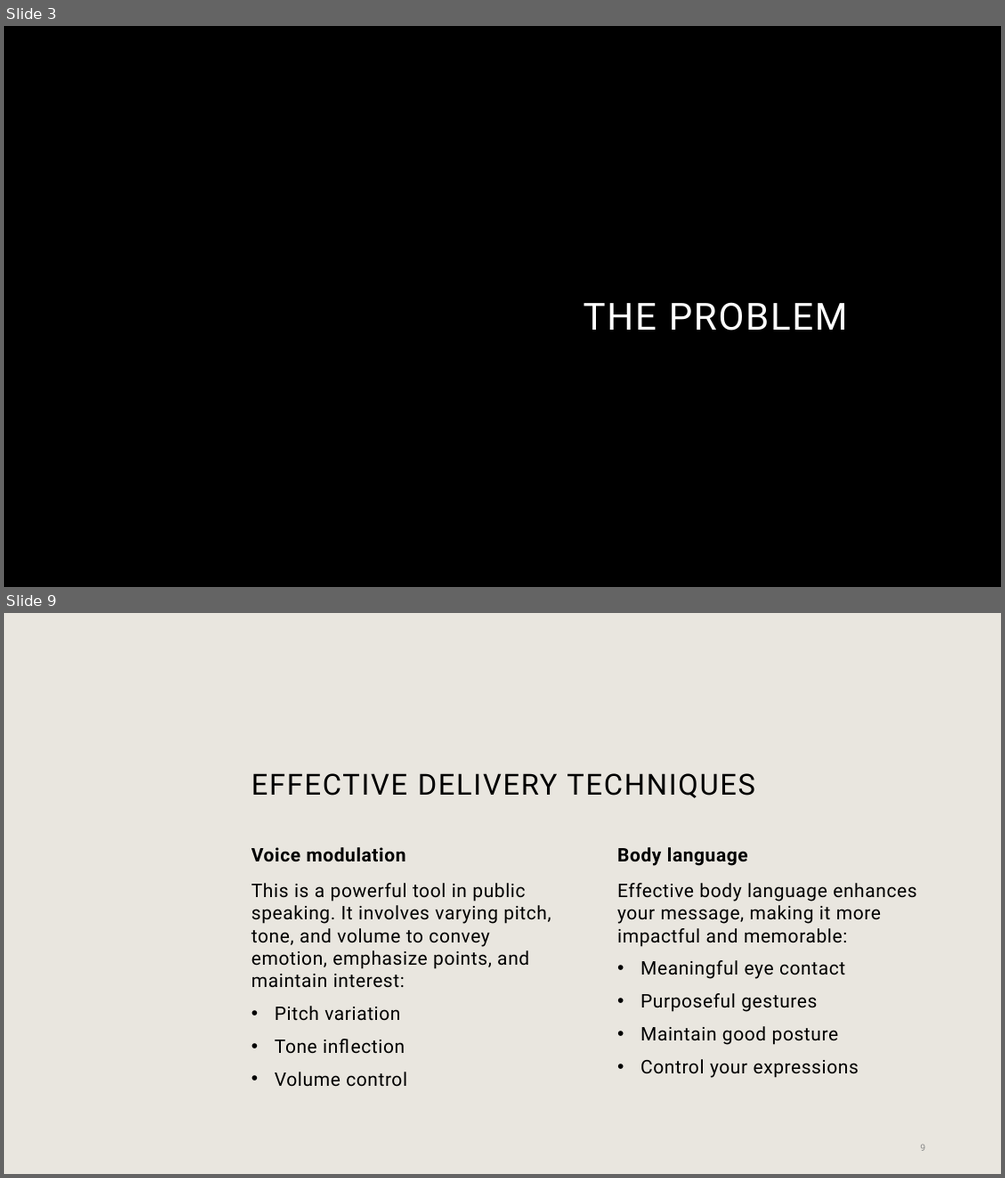
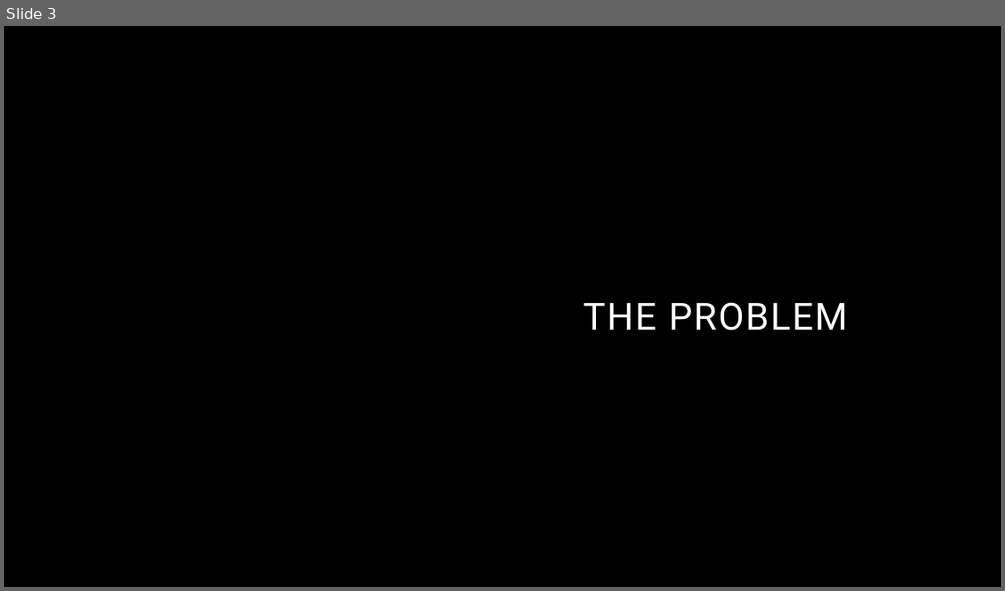
Before and after one commit to rcwaterman/SimpliFInance, a slide deck: SimpliFinance.pptx. Shown one above the other, each under a label of ours: slides 3 and 9 before the commit, slide 3 after it; the slides between them are not shown. The pictures are 1005x1178 and 1005x591 pixels, drawn with LibreOffice and Linux fonts; fonts in the diff are those of the drawing; background and template pictures are left out. Boxes give left, top, right and bottom in pixels: in the first picture for what was removed or moved away, otherwise in the second. Text is boxed around its words. In the diff, an @@ line names an element or a change of style, - is before the commit and + after.

```diff
--- a/SimpliFinance.pptx
+++ b/SimpliFinance.pptx
@@ slide 9 removed at [4,613,1001,1174], background #E9E6DF @@
@@ title removed at [251,773,755,798] @@
-EFFECTIVE DELIVERY TECHNIQUES
@@ text removed at [251,847,406,862] @@
-Voice modulation
@@ text removed at [617,847,748,866] @@
-Body language
@@ text removed at [251,883,550,1086] @@
-This is a powerful tool in public speaking. It involves varying pitch, tone, and volume to convey emotion, emphasize points, and maintain interest:
-  • Pitch variation
-  • Tone inflection
-  • Volume control
@@ text removed at [617,883,916,1078] @@
-Effective body language enhances your message, making it more impactful and memorable:
-  • Meaningful eye contact
-  • Purposeful gestures
-  • Maintain good posture
-  • Control your expressions
@@ page number removed at [920,1143,925,1151] @@
-9
```
Also in this commit, not shown: 8 slides changed, 2 slides added, 5 other slides removed.
